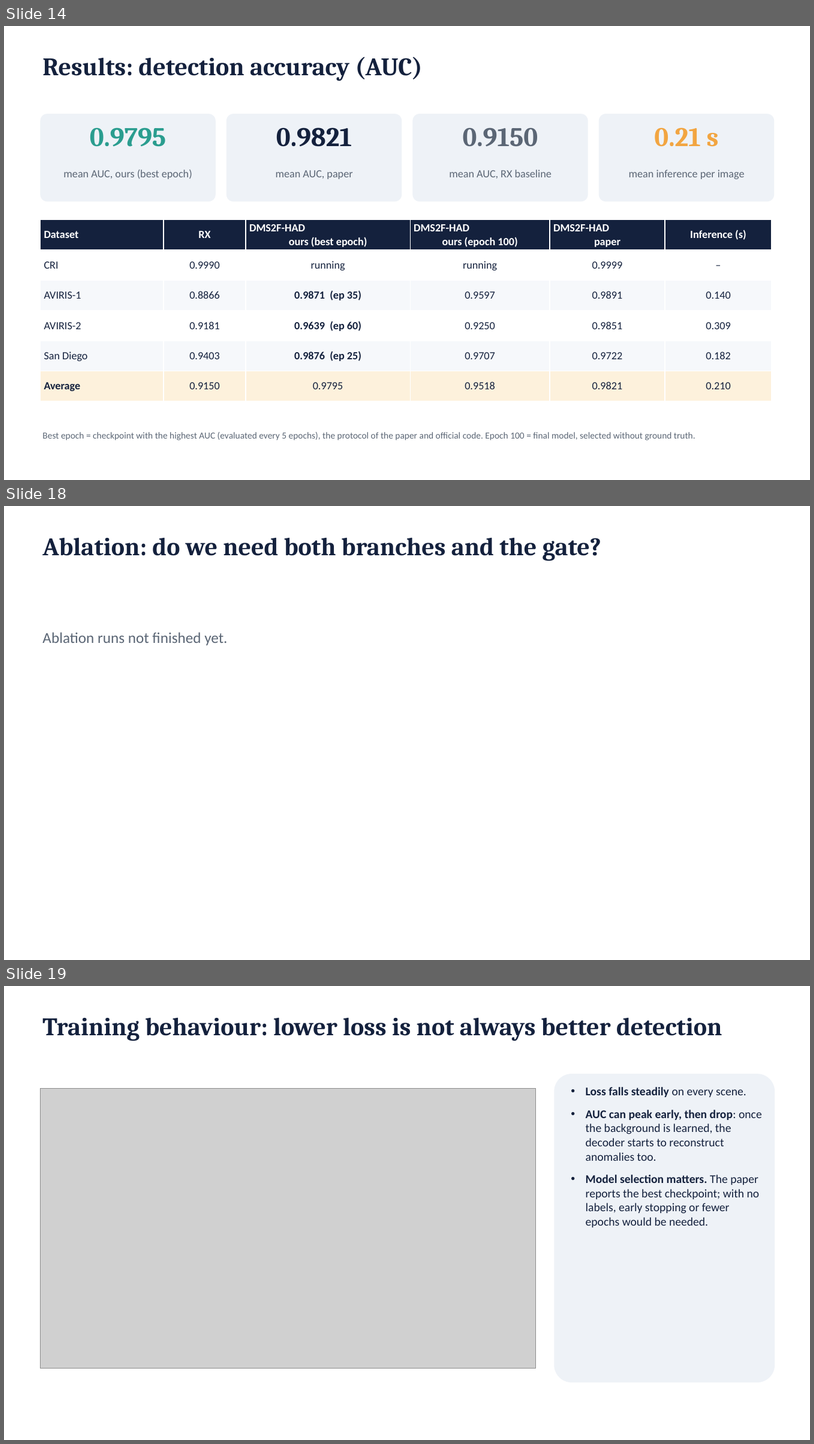
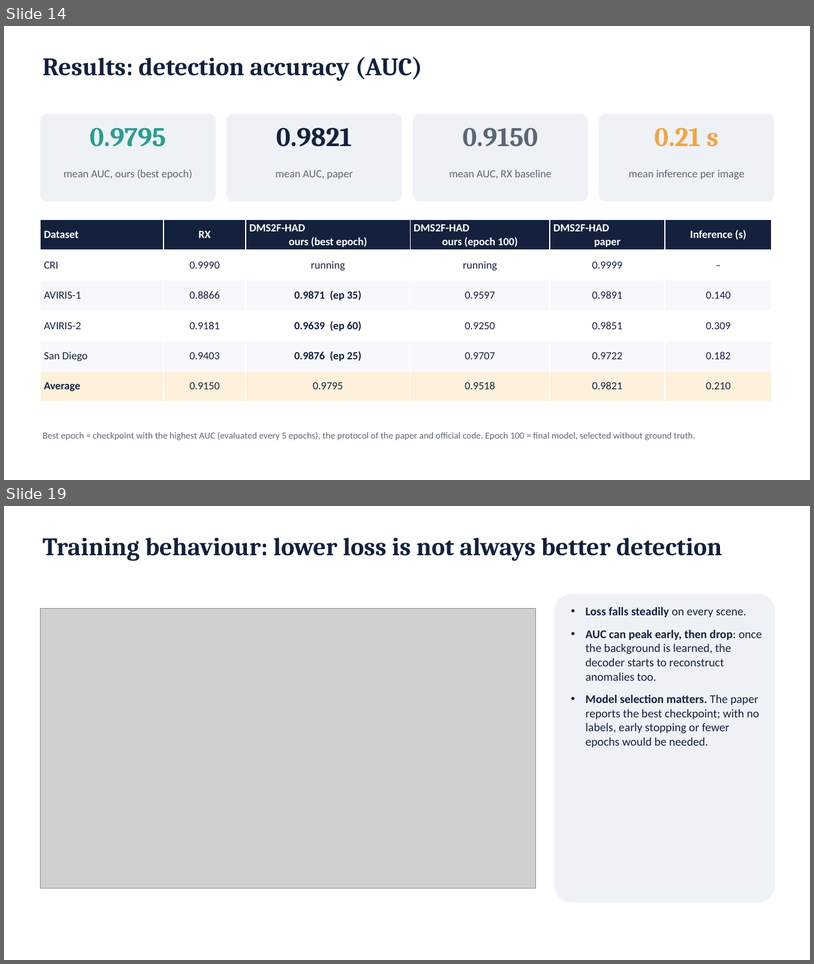
Before and after one commit to SaarthakG-Dtu/Hyperspectral_Anomaly_Detection, a slide deck: presentation/DMS2F-HAD_presentation.pptx. Shown one above the other, each under a label of ours: slides 14, 18 and 19 before the commit, slides 14 and 19 after it; the slides between them are not shown. The pictures are 814x1444 and 814x964 pixels, drawn with LibreOffice and Linux fonts; fonts in the diff are those of the drawing; grey boxes stand for pictures. Boxes give left, top, right and bottom in pixels: in the first picture for what was removed or moved away, otherwise in the second. Text is boxed around its words. In the diff, an @@ line names an element or a change of style, - is before the commit and + after.

```diff
--- a/presentation/DMS2F-HAD_presentation.pptx
+++ b/presentation/DMS2F-HAD_presentation.pptx
@@ slide 18 removed at box(4, 506, 810, 960), background #FFFFFF @@
@@ text removed at box(42, 537, 602, 561) @@
-Ablation: do we need both branches and the gate?
@@ text removed at box(42, 632, 227, 645) @@
-Ablation runs not finished yet.
```
Also in this commit, not shown: 2 slides changed, 1 slide added, 19 other files.
